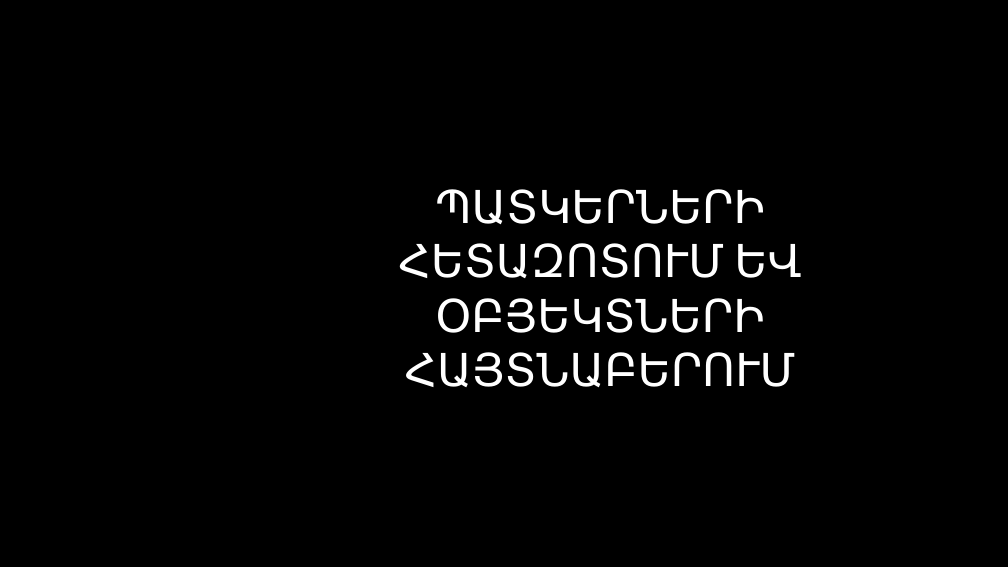
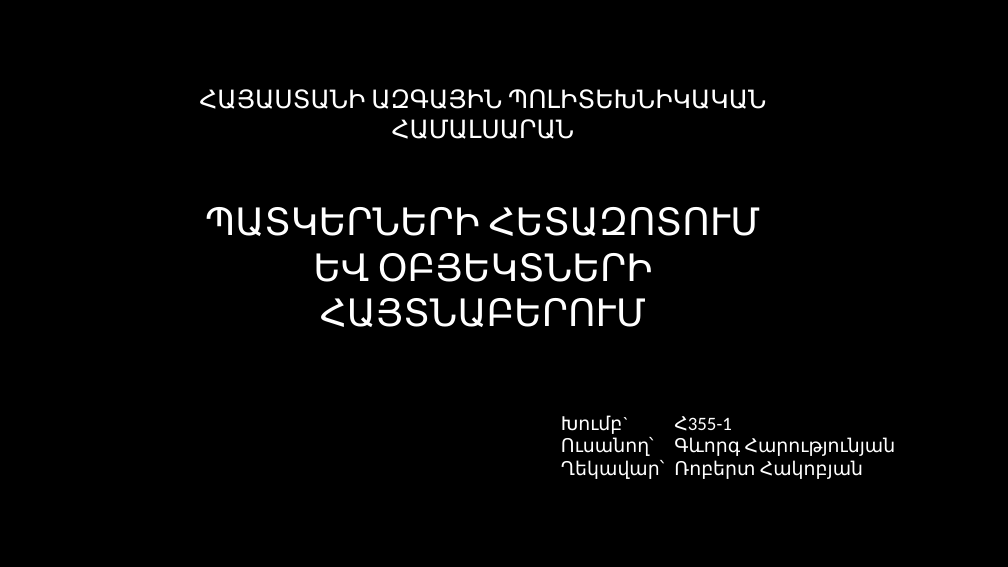
Before and after one commit to CGevorg/OpenKrypton, a slide deck: slide 1 of presentation/Presentation.pptx. Drawn at 1008x567 pixels with LibreOffice and Linux fonts; fonts in the diff are those of the drawing; background and template pictures are left out. Boxes give left, top, right and bottom in pixels: in the first picture for what was removed or moved away, otherwise in the second. Text is boxed around its words. In the diff, an @@ line names an element or a change of style, - is before the commit and + after.

```diff
--- a/presentation/Presentation.pptx
+++ b/presentation/Presentation.pptx
@@ text added at (x1=199, y1=89, x2=766, y2=139), 24 pt, text #FFFFFF @@
+ՀԱՅԱՍՏԱՆԻ ԱԶԳԱՅԻՆ ՊՈԼԻՏԵԽՆԻԿԱԿԱՆ ՀԱՄԱԼՍԱՐԱՆ
@@ title "ՊԱՏԿԵՐՆԵՐԻ ՀԵՏԱԶՈՏՈՒՄ ԵՎ ՕԲՅԵԿՏՆԵՐԻ ՀԱՅՏՆԱԲԵՐՈՒՄ" moved from (x1=398, y1=189, x2=801, y2=387) to (x1=205, y1=207, x2=761, y2=327) @@
@@ title "ՊԱՏԿԵՐՆԵՐԻ ՀԵՏԱԶՈՏՈՒՄ ԵՎ ՕԲՅԵԿՏՆԵՐԻ ՀԱՅՏՆԱԲԵՐՈՒՄ" at (x1=205, y1=207, x2=761, y2=327): size 43.2 to 36 pt @@
@@ text added at (x1=561, y1=415, x2=896, y2=479), 18 pt, text #FFFFFF @@
+Խումբ` Հ355-1
+Ուսանող՝ Գևորգ Հարությունյան
+Ղեկավար՝ Ռոբերտ Հակոբյան
```
Also in this commit, not shown: 7 other slides changed, 2 slides added, 8 slides removed.
